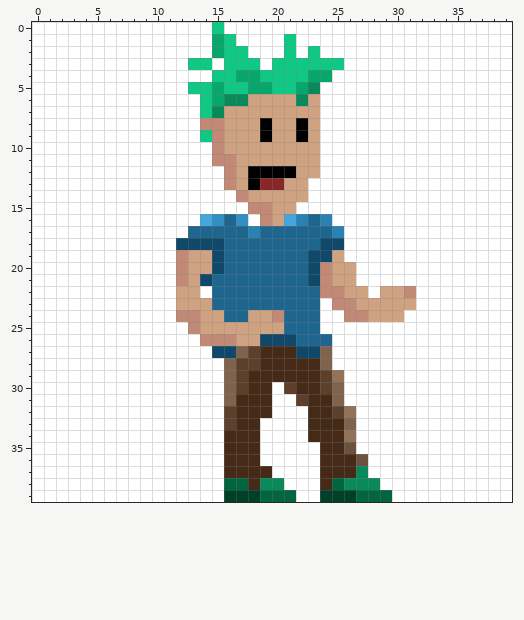
One commit to this pixel-art sprite: images/character-v1.png. The first picture shows the starting point.
The file is 40x40 pixels.
Once edited:
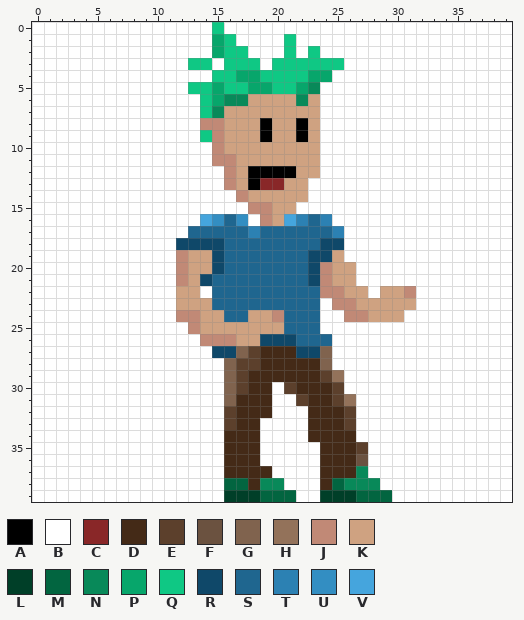
Palette (. is transparent): A #000000  B #ffffff  C #892728  D #442a17  E #5c402c  F #6b5240  G #80634e  H #93725a  J #c18976  K #cfa281  L #003f28  M #026540  N #088959  P #07a66b  Q #0fc884  R #0f4869  S #1f668f  T #2c81b3  U #338ec2  V #45a5dd
What changed:
{"y":30,"x":24,"old":"EG","new":"DE"}
{"y":31,"x":25,"old":"GB","new":"EH"}
{"y":32,"x":25,"old":"EH","new":"DE"}
{"y":33,"x":26,"old":"G","new":"E"}
{"y":34,"x":26,"old":"H","new":"D"}
{"y":35,"x":26,"old":"FB","new":"DE"}
{"label":"changed","picture_box":[320,382,368,454]}
